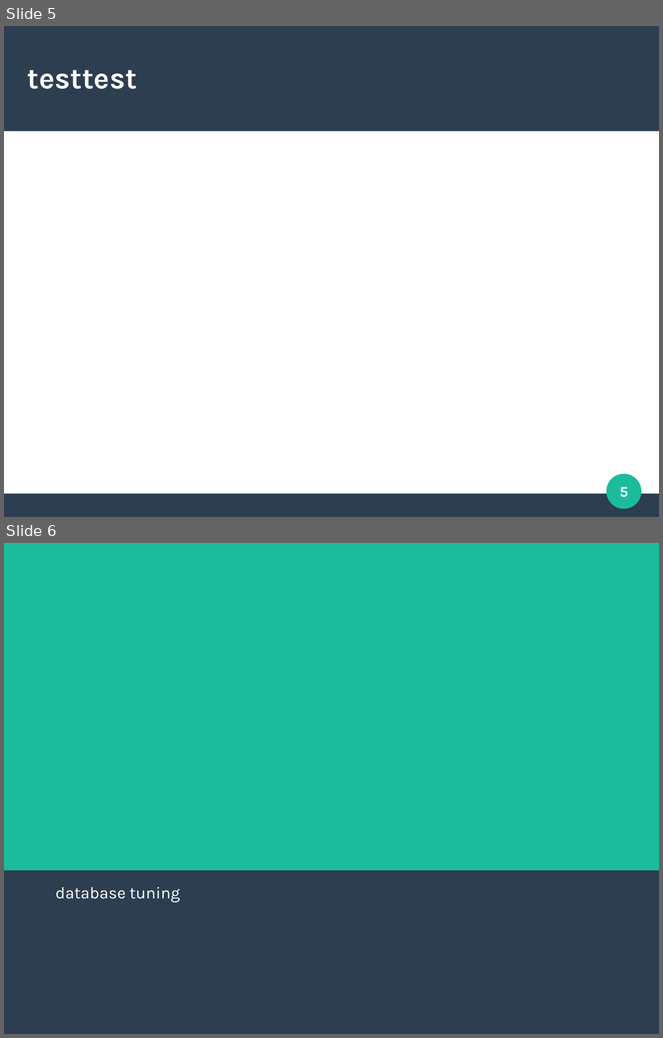
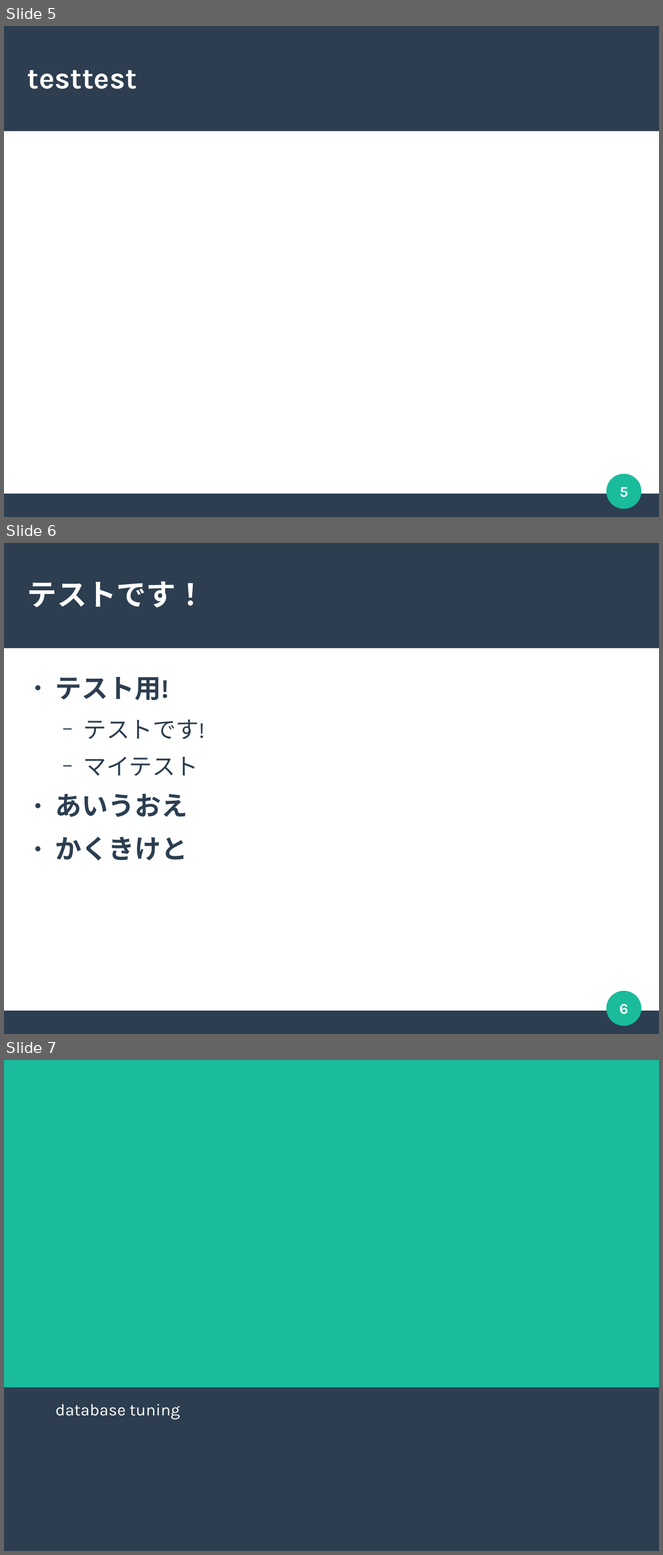
Before and after one commit to katsuoz/LT-20180528, a slide deck: 01_forms/12_finaly_talkform_02.odp. Shown one above the other, each under a label of ours: slides 5 and 6 before the commit, slides 5, 6 and 7 after it. The pictures are 663x1038 and 663x1555 pixels, drawn with LibreOffice and Linux fonts; fonts in the diff are those of the drawing. Boxes give left, top, right and bottom in pixels: in the first picture for what was removed or moved away, otherwise in the second. Text is boxed around its words. In the diff, an @@ line names an element or a change of style, - is before the commit and + after.

```diff
--- a/01_forms/12_finaly_talkform_02.odp
+++ b/01_forms/12_finaly_talkform_02.odp
@@ slide 6 added at (4, 543, 659, 1034), background #FFFFFF; not listed: 3 template elements that a slide beside it also shows @@
@@ title added at (27, 581, 206, 607), 36 pt, text #FFFFFF, bold @@
+テストです！
@@ text added at (55, 677, 205, 861), 32 pt, text #2C3E50, bold @@
+● テスト用!
+  − テストです!
+  − マイテスト
+● あいうおえ
+● かくきけと
@@ page number added at (620, 1004, 629, 1015), 18 pt, text #FFFFFF, bold @@
+6
@@ what was slide 6 is now slide 7 @@
```
Also in this commit, not shown: 1 slide changed, 1 other file.
